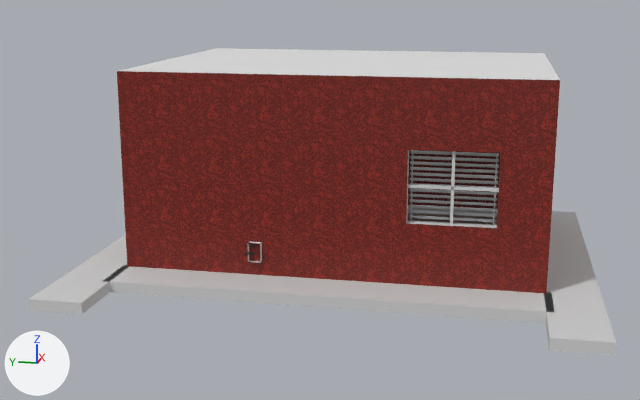
The glTF model site/public/scene.glb as it was, and as the next commit left it.
One viewpoint serves both versions: a camera (50 mm lens) standing at (-35.17, -5.95, 11.22) and looking at (0.24, 1.13, 2.37). Every picture has the same lights, and +X, +Y and +Z are marked at lower left. Where no turn or scale is listed for an object, it has been applied to the vertices.

Names of what the first picture shows: 'Basseboard', 'Basseboard.002', 'Basseboard.003', 'Blinds', 'Ceiling.037', 'Cross', 'Plane.001', 'Plane.005'.
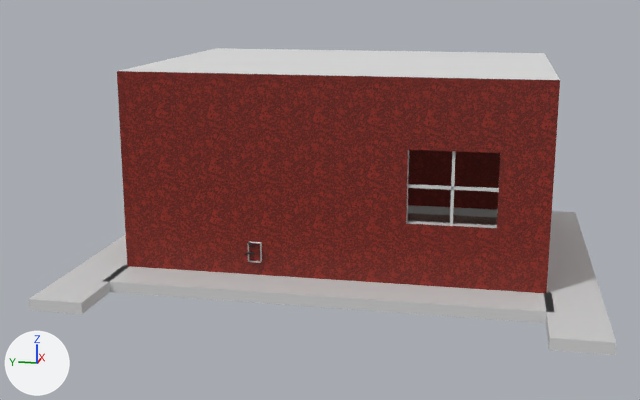
Commit message: removed the blinds

What differs and where, as boxes [x1, y1, x2, y2] in the pictures (640 x 400 px):
'Blinds', deleted: before [409, 150, 499, 225]

The change, as a list of edits to the scene's bpy script:
```text
Remove ob_blinds:
    ob_blinds = bpy.data.objects.new('Blinds', me_cube_009)
    ob_blinds.location = (-3.79, -4.53, 4.07)
```
